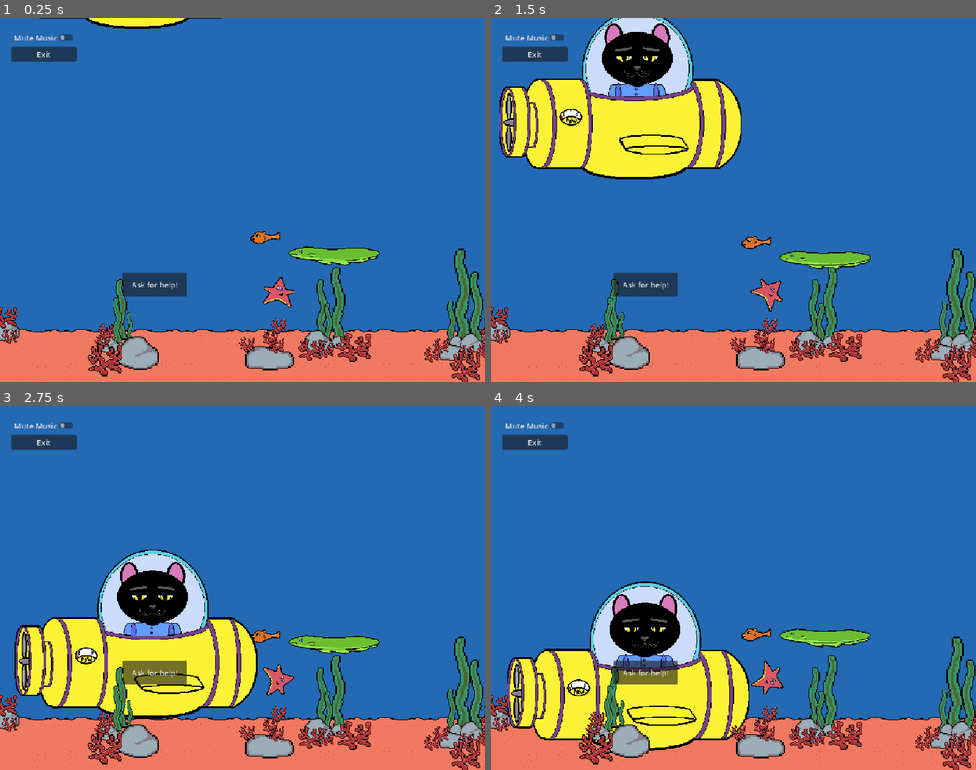
Above: before the commit, frames 1-4 (two rows, left to right).
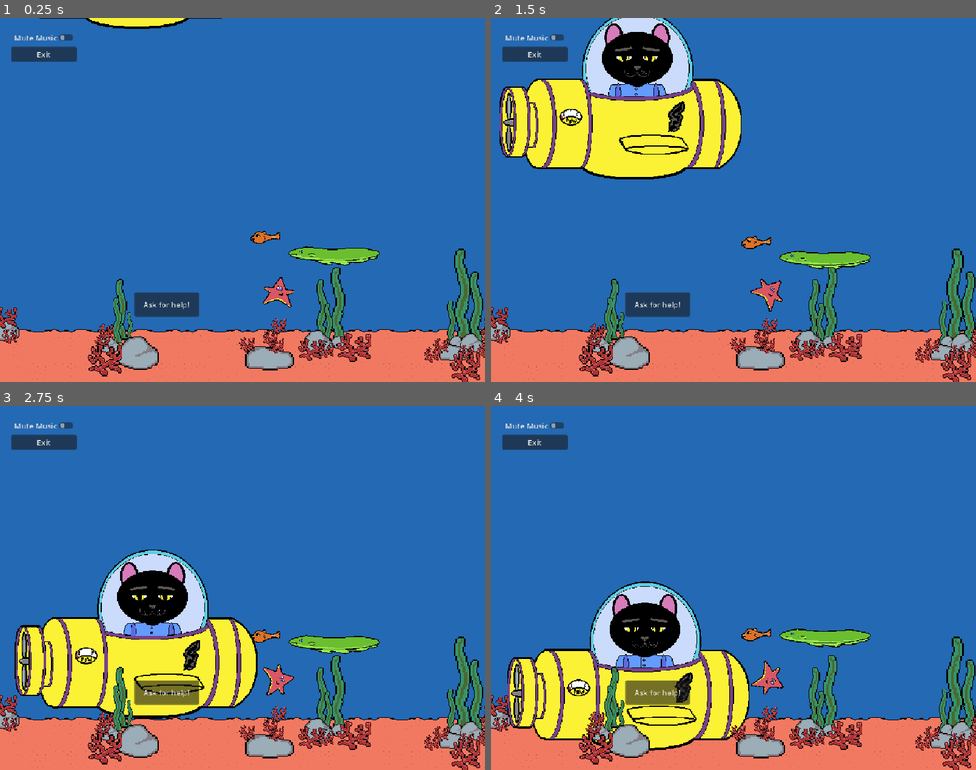
Above: after the commit, the same moments.

Repository: gainax2k1/uplifting_ocean
Game: Godot game, scene res://Scenes/uplifting_ocean.tscn
Same seed, same stepped clock (60 frames per second), same inputs: the game is played once before the commit and once after it.
Inputs:
- Up to frame 1 (0.25 s): no input
- Up to frame 2 (1.5 s): no input
- Up to frame 3 (2.75 s): no input
- Up to frame 4 (4 s): no input

The runs differ from the first frame. In frame 1, 1.5% of the frame differs, in the area x 25-42%, y 70-83%; in frame 2, 1.7%, in the area x 25-42%, y 22-83%; in frame 3, 1.6%; in frame 4, 1.5%.

Commit message:
added prop ani

Diff:
--- a/Scenes/Dialogue_Manager.gd
+++ b/Scenes/Dialogue_Manager.gd
@@ -60,6 +60,7 @@
 		#CALL ENDING...????????????????????
 		power_gauge.play("power-ani")
 		sub_animaation.play("raise")
+		#animate prop, show prop
 		bgmusic.stream_paused = true
 		victory.play(0.0)
 
--- a/Scenes/dialog.tscn
+++ b/Scenes/dialog.tscn
@@ -88,13 +88,11 @@
 text = "1. Take 5 long, deep breaths through your nose, and exhale through puckered lips."
 horizontal_alignment = 1
 
-[node name="DoneButton" type="Button" parent="CanvasLayer/DialogBox/MarginContainer/HBoxContainer/VBoxContainer2" unique_id=94282263]
-unique_name_in_owner = true
+[node name="HBoxContainer" type="HBoxContainer" parent="CanvasLayer/DialogBox/MarginContainer/HBoxContainer/VBoxContainer2" unique_id=1985870208]
 layout_mode = 2
-theme_override_font_sizes/font_size = 22
-text = "Done!"
+size_flags_horizontal = 4
 
-[node name="ContinueButton" type="Button" parent="CanvasLayer/DialogBox/MarginContainer/HBoxContainer/VBoxContainer2" unique_id=769049672]
+[node name="ContinueButton" type="Button" parent="CanvasLayer/DialogBox/MarginContainer/HBoxContainer/VBoxContainer2/HBoxContainer" unique_id=769049672]
 unique_name_in_owner = true
 custom_minimum_size = Vector2(190, 53)
 custom_maximum_size = Vector2(190, 56)
@@ -102,16 +100,25 @@
 theme_override_font_sizes/font_size = 22
 text = "Continue"
 
-[node name="ButtonSound" type="AudioStreamPlayer2D" parent="CanvasLayer/DialogBox/MarginContainer/HBoxContainer/VBoxContainer2/ContinueButton" unique_id=1569253638]
+[node name="ButtonSound" type="AudioStreamPlayer2D" parent="CanvasLayer/DialogBox/MarginContainer/HBoxContainer/VBoxContainer2/HBoxContainer/ContinueButton" unique_id=1569253638]
 unique_name_in_owner = true
 stream = ExtResource("5_ionbg")
 script = ExtResource("6_gl4vm")
+
+[node name="DoneButton" type="Button" parent="CanvasLayer/DialogBox/MarginContainer/HBoxContainer/VBoxContainer2/HBoxContainer" unique_id=94282263]
+unique_name_in_owner = true
+custom_minimum_size = Vector2(100, 50)
+custom_maximum_size = Vector2(100, 50)
+layout_mode = 2
+theme_override_font_sizes/font_size = 22
+text = "Done!"
+icon_alignment = 2
 
 [node name="Victory" type="AudioStreamPlayer2D" parent="." unique_id=679592075]
 unique_name_in_owner = true
 stream = ExtResource("7_ionbg")
 
-[connection signal="button_down" from="CanvasLayer/DialogBox/MarginContainer/HBoxContainer/VBoxContainer2/DoneButton" to="CanvasLayer/DialogBox/MarginContainer/HBoxContainer/VBoxContainer2/ContinueButton/ButtonSound" method="_on_done_button_button_down"]
-[connection signal="pressed" from="CanvasLayer/DialogBox/MarginContainer/HBoxContainer/VBoxContainer2/DoneButton" to="." method="_on_done_button_pressed"]
-[connection signal="button_down" from="CanvasLayer/DialogBox/MarginContainer/HBoxContainer/VBoxContainer2/ContinueButton" to="CanvasLayer/DialogBox/MarginContainer/HBoxContainer/VBoxContainer2/ContinueButton/ButtonSound" method="_on_continue_button_button_down"]
-[connection signal="pressed" from="CanvasLayer/DialogBox/MarginContainer/HBoxContainer/VBoxContainer2/ContinueButton" to="." method="_on_continue_button_pressed"]
+[connection signal="button_down" from="CanvasLayer/DialogBox/MarginContainer/HBoxContainer/VBoxContainer2/HBoxContainer/ContinueButton" to="CanvasLayer/DialogBox/MarginContainer/HBoxContainer/VBoxContainer2/HBoxContainer/ContinueButton/ButtonSound" method="_on_continue_button_button_down"]
+[connection signal="pressed" from="CanvasLayer/DialogBox/MarginContainer/HBoxContainer/VBoxContainer2/HBoxContainer/ContinueButton" to="." method="_on_continue_button_pressed"]
+[connection signal="button_down" from="CanvasLayer/DialogBox/MarginContainer/HBoxContainer/VBoxContainer2/HBoxContainer/DoneButton" to="CanvasLayer/DialogBox/MarginContainer/HBoxContainer/VBoxContainer2/HBoxContainer/ContinueButton/ButtonSound" method="_on_done_button_button_down"]
+[connection signal="pressed" from="CanvasLayer/DialogBox/MarginContainer/HBoxContainer/VBoxContainer2/HBoxContainer/DoneButton" to="." method="_on_done_button_pressed"]
--- a/Scenes/submarine.tscn
+++ b/Scenes/submarine.tscn
@@ -5,6 +5,8 @@
 [ext_resource type="SpriteFrames" uid="uid://b5mppdtkwflr5" path="res://Assets/Sprites/cat_frames.tres" id="3_tq48s"]
 [ext_resource type="SpriteFrames" uid="uid://dinnbsnscnmar" path="res://Assets/Sprites/fuel-gauge-frames.tres" id="4_ue3ij"]
 [ext_resource type="Script" uid="uid://fsgr6l5tqfpf" path="res://Scenes/power_gauge.gd" id="5_je60v"]
+[ext_resource type="Texture2D" uid="uid://c1tl56wr2qnt1" path="res://Assets/Sprites/damage.png" id="6_a07w3"]
+[ext_resource type="Texture2D" uid="uid://cfhyhuh243p5g" path="res://Assets/Sprites/propeller-ani-Sheet.png" id="7_s8co7"]
 
 [sub_resource type="Animation" id="Animation_je60v"]
 length = 0.001
@@ -60,6 +62,28 @@
 &"sink": SubResource("Animation_s8co7")
 }
 
+[sub_resource type="AtlasTexture" id="AtlasTexture_wqqa5"]
+atlas = ExtResource("7_s8co7")
+region = Rect2(0, 0, 64, 192)
+
+[sub_resource type="AtlasTexture" id="AtlasTexture_45lfp"]
+atlas = ExtResource("7_s8co7")
+region = Rect2(64, 0, 64, 192)
+
+[sub_resource type="SpriteFrames" id="SpriteFrames_e78ct"]
+animations = [{
+"frames": [{
+"duration": 1.0,
+"texture": SubResource("AtlasTexture_wqqa5")
+}, {
+"duration": 1.0,
+"texture": SubResource("AtlasTexture_45lfp")
+}],
+"loop": 1,
+"name": &"default",
+"speed": 5.0
+}]
+
 [node name="Sub2D" type="Node2D" unique_id=280165175]
 script = ExtResource("1_tq48s")
 
@@ -85,3 +109,17 @@
 sprite_frames = ExtResource("4_ue3ij")
 animation = &"power-ani"
 script = ExtResource("5_je60v")
+
+[node name="Damage" type="Sprite2D" parent="SubAnimation/Submarine" unique_id=1689370004]
+position = Vector2(111, 94)
+texture = ExtResource("6_a07w3")
+
+[node name="prop_anim" type="AnimatedSprite2D" parent="SubAnimation/Submarine" unique_id=1788877124]
+unique_name_in_owner = true
+visible = false
+z_index = 1
+position = Vector2(-255, 104)
+sprite_frames = SubResource("SpriteFrames_e78ct")
+autoplay = "default"
+frame = 1
+frame_progress = 0.2487201
--- a/Scenes/uplifting_ocean.tscn
+++ b/Scenes/uplifting_ocean.tscn
@@ -53,10 +53,10 @@
 [node name="AskForHelp" type="Button" parent="Sub2D" unique_id=1949216820]
 unique_name_in_owner = true
 z_index = 6
-offset_left = 263.0
-offset_top = 623.0
-offset_right = 399.0
-offset_bottom = 674.0
+offset_left = 288.0
+offset_top = 665.0
+offset_right = 424.0
+offset_bottom = 716.0
 text = "Ask for help!"
 
 [node name="Background" type="TileMapLayer" parent="." unique_id=1007385587]
--- a/project_time_traker.json
+++ b/project_time_traker.json
@@ -1,9 +1,9 @@
 {
-  "2D": 13526.3127624988,
+  "2D": 14334.9354422092,
   "3D": 44.9551446437836,
   "AFK": 5632.1489713192,
   "Asset Store": 4.99714398384094,
-  "Editor": 51083.0131866932,
-  "Game": 15898.8224442005,
-  "Script": 21607.9256913662
+  "Editor": 53223.430444002,
+  "Game": 17173.6292452812,
+  "Script": 21664.913467884
 }
Binary file added: Assets/Sprites/damage.aseprite
Binary file added: Assets/Sprites/damage.png
Not shown, added: Assets/Sprites/damage.png.import
Binary file added: Assets/Sprites/propeller-ani-Sheet.png
Not shown, added: Assets/Sprites/propeller-ani-Sheet.png.import
Binary file added: Assets/Sprites/propeller-ani.aseprite
Not shown, changed: Assets/Audio/Click.aup4.aup4
Not shown, removed: Assets/Audio/Click.aup4.aup4-shm
Not shown, removed: Assets/Audio/Click.aup4.aup4-wal
